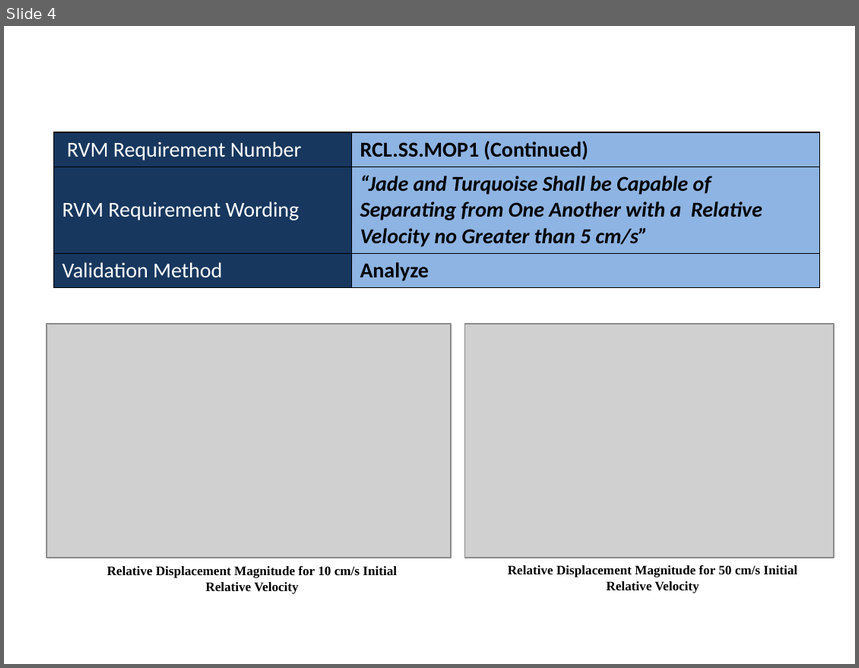
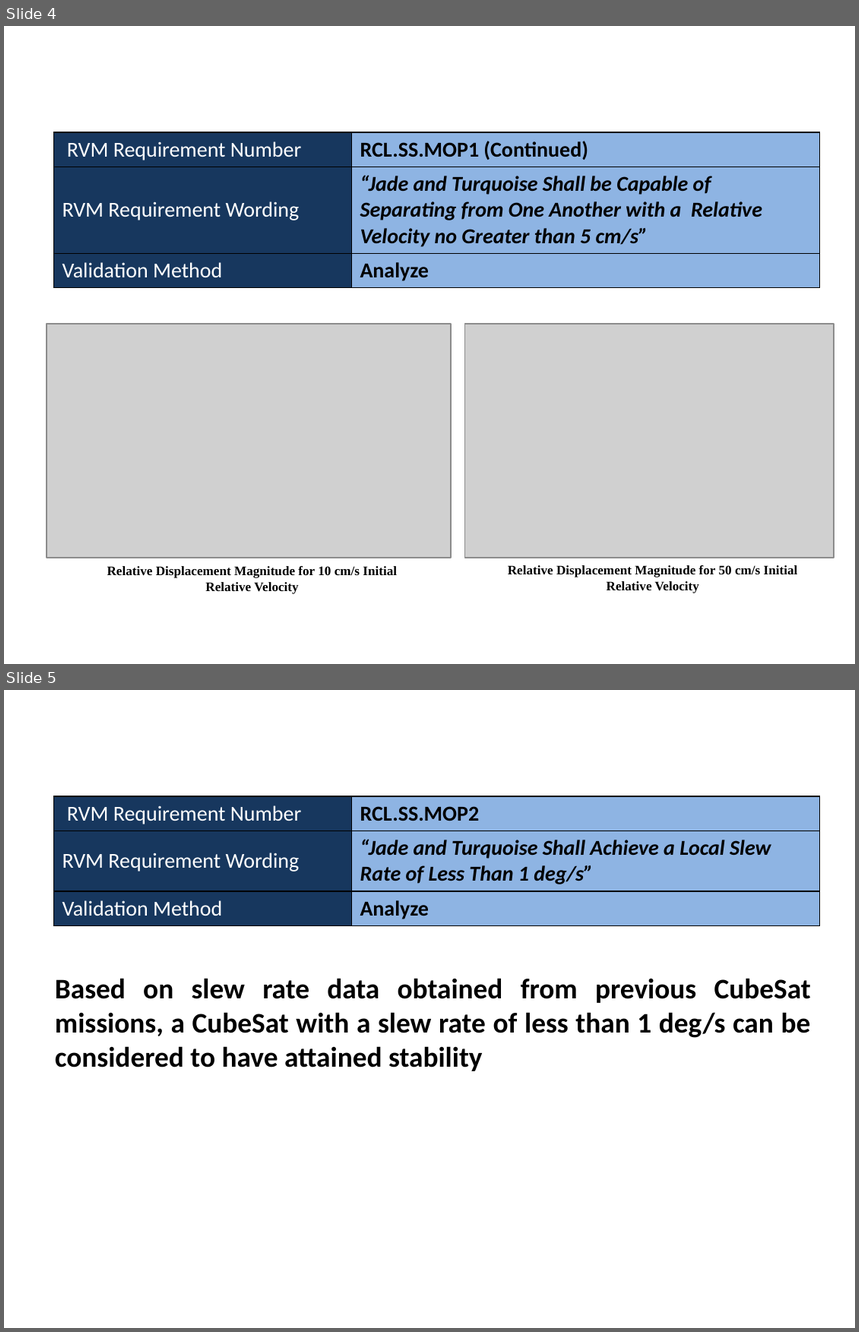
Before and after one commit to RascalSeniorDesign/Preliminary-Design, a slide deck: CMQA/Presentations/Tom Slides/Tom Slides.pptx. Shown one above the other, each under a label of ours: slide 4 before the commit, slides 4 and 5 after it. The pictures are 859x668 and 859x1332 pixels, drawn with LibreOffice and Linux fonts; fonts in the diff are those of the drawing; grey boxes stand for pictures. Boxes give left, top, right and bottom in pixels: in the first picture for what was removed or moved away, otherwise in the second. Text is boxed around its words. In the diff, an @@ line names an element or a change of style, - is before the commit and + after.

Commit message:
Added up to requirement RCL.SS.MOP3

```diff
--- a/CMQA/Presentations/Tom Slides/Tom Slides.pptx
+++ b/CMQA/Presentations/Tom Slides/Tom Slides.pptx
@@ slide 5 added at [4, 690, 855, 1328], background #FFFFFF @@
@@ table added at [53, 796, 819, 925], 3 rows, 2 columns @@
+RVM Requirement Number | RCL.SS.MOP2
+RVM Requirement Wording | “Jade and Turquoise Shall Achieve a Local Slew Rate of Less Than 1 deg/s”
+Validation Method | Analyze
@@ text added at [55, 978, 811, 1072], 24 pt, text #000000, bold @@
+Based on slew rate data obtained from previous CubeSat missions, a CubeSat with a slew rate of less than 1 deg/s can be considered to have attained stability
```
Also in this commit, not shown: 1 other slide added.
